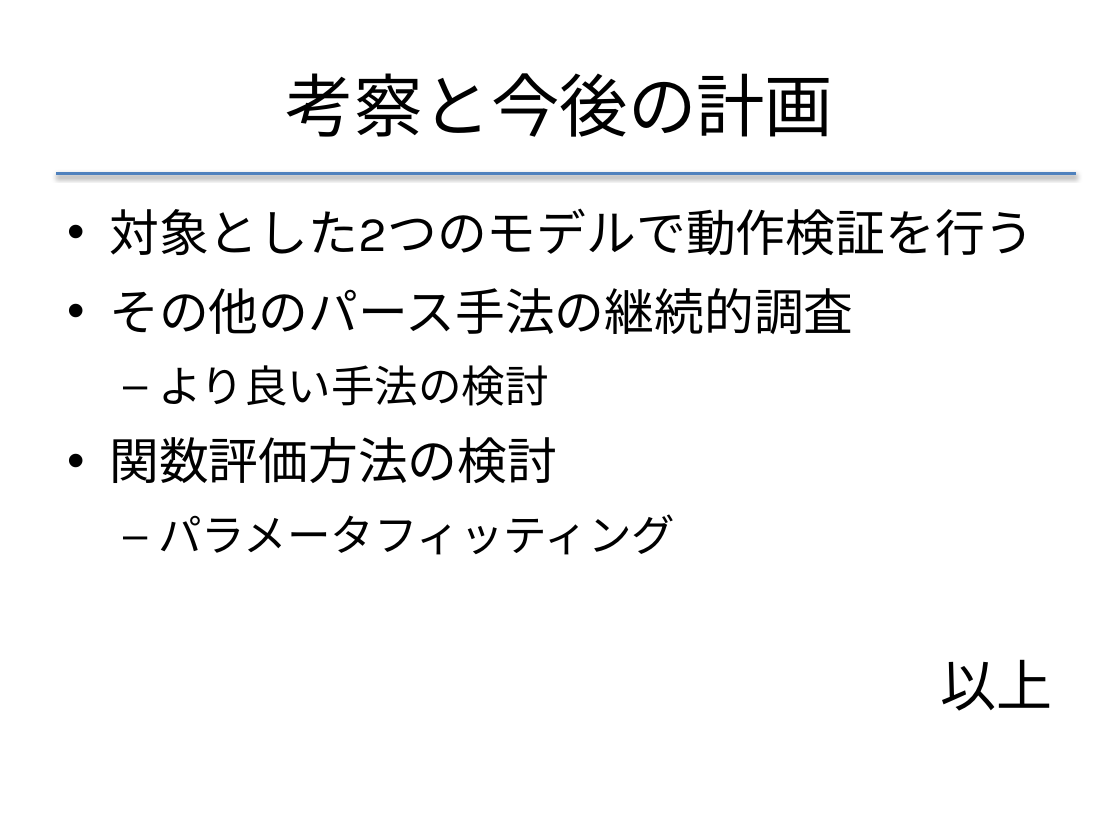
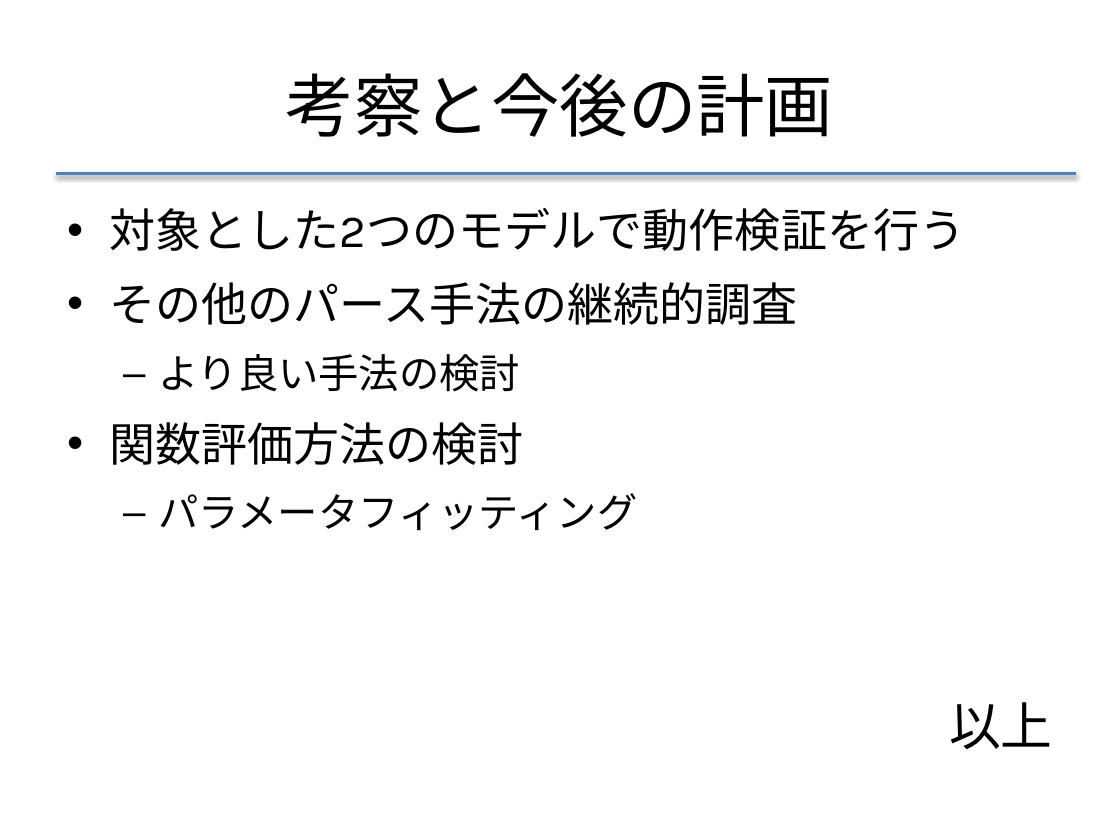
Before and after one commit to f-akazawa/akaz_uecdevelop, a slide deck: slide 19 of doc/中間発表資料.pptx. Drawn at 1120x840 pixels with LibreOffice and Linux fonts; fonts in the diff are those of the drawing. Boxes give left, top, right and bottom in pixels: in the first picture for what was removed or moved away, otherwise in the second. Text is boxed around its words. In the diff, an @@ line names an element or a change of style, - is before the commit and + after.

```diff
--- a/doc/中間発表資料.pptx
+++ b/doc/中間発表資料.pptx
@@ text "対象とした2つのモデルで動作検証を行う" at box(109, 208, 1053, 749): size 32 to 29.6 pt in "対象とした2つのモデルで動作検証を行う", "その他のパース手法の継続的調査", "関数評価方法の検討"; size 28 to 25.9 pt in "より良い手法の検討", "パラメータフィッティング"; size 36 to 33.3 pt in "以上" @@
```
Also in this commit, not shown: 2 other slides changed.
